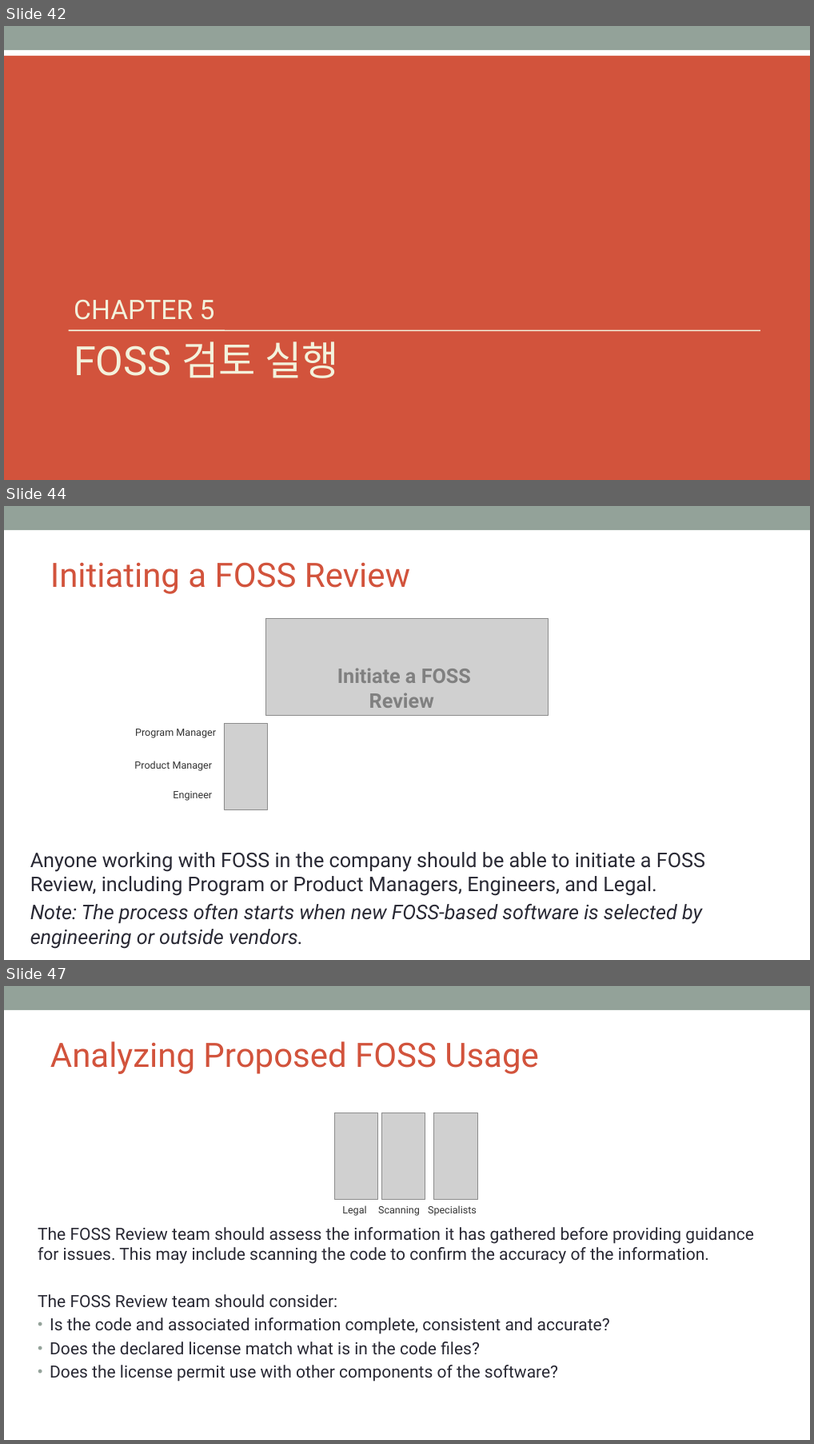
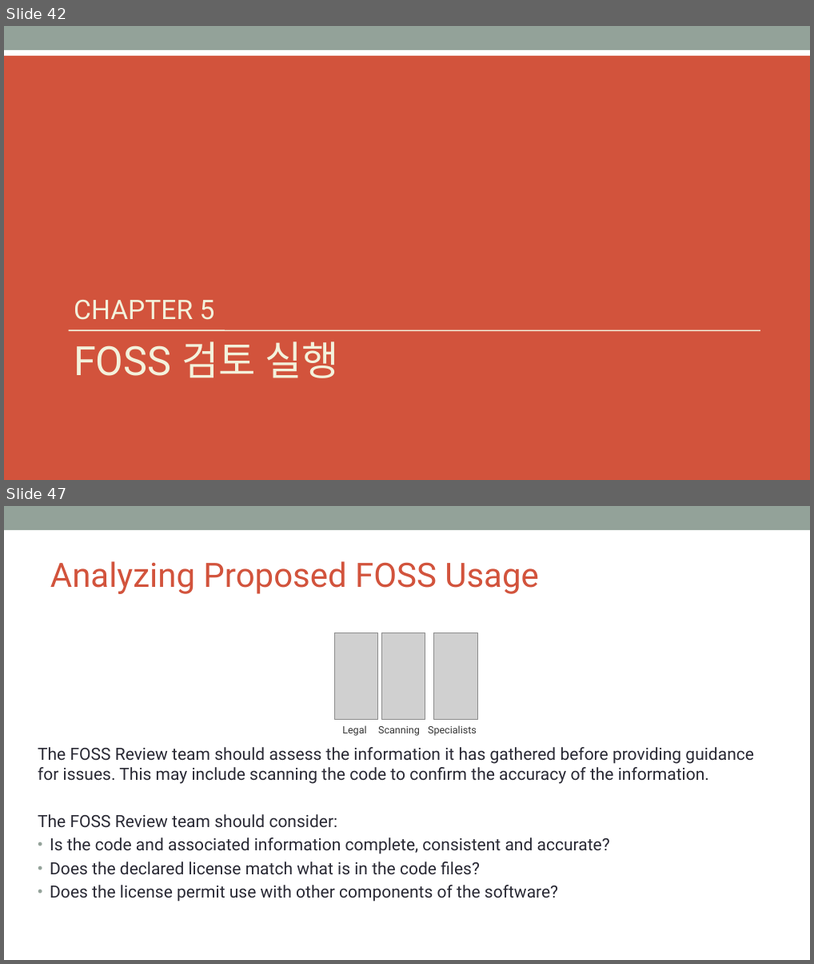
Before and after one commit to OpenChain-KWG/Curriculum-Translation-KR, a slide deck: target/slides/openchain-curriculum-for-1-1.pptx. Shown one above the other, each under a label of ours: slides 42, 44 and 47 before the commit, slides 42 and 47 after it; the slides between them are not shown. The pictures are 814x1444 and 814x964 pixels, drawn with LibreOffice and Linux fonts; fonts in the diff are those of the drawing; grey boxes stand for pictures; background and template pictures are left out. Boxes give left, top, right and bottom in pixels: in the first picture for what was removed or moved away, otherwise in the second. Text is boxed around its words. In the diff, an @@ line names an element or a change of style, - is before the commit and + after.

```diff
--- a/target/slides/openchain-curriculum-for-1-1.pptx
+++ b/target/slides/openchain-curriculum-for-1-1.pptx
@@ slide 44 removed at box(4, 506, 810, 960), background #FFFFFF; not listed: 1 template element that a slide beside it also shows @@
@@ title removed at box(50, 562, 410, 594) @@
-Initiating a FOSS Review
@@ picture removed at box(266, 619, 549, 716) @@
@@ text removed at box(338, 668, 471, 708) @@
-Initiate a FOSS Review
@@ text removed at box(135, 728, 216, 738) @@
-Program Manager
@@ picture removed at box(224, 723, 268, 809) @@
@@ text removed at box(134, 760, 213, 771) @@
-Product Manager
@@ text removed at box(173, 791, 212, 800) @@
-Engineer
@@ text removed at box(30, 852, 706, 948) @@
-Anyone working with FOSS in the company should be able to initiate a FOSS Review, including Program or Product Managers, Engineers, and Legal.
-Note: The process often starts when new FOSS-based software is selected by engineering or outside vendors.
```
Also in this commit, not shown: 4 slides changed, 3 slides added, 2 other slides removed, 10 other files.
